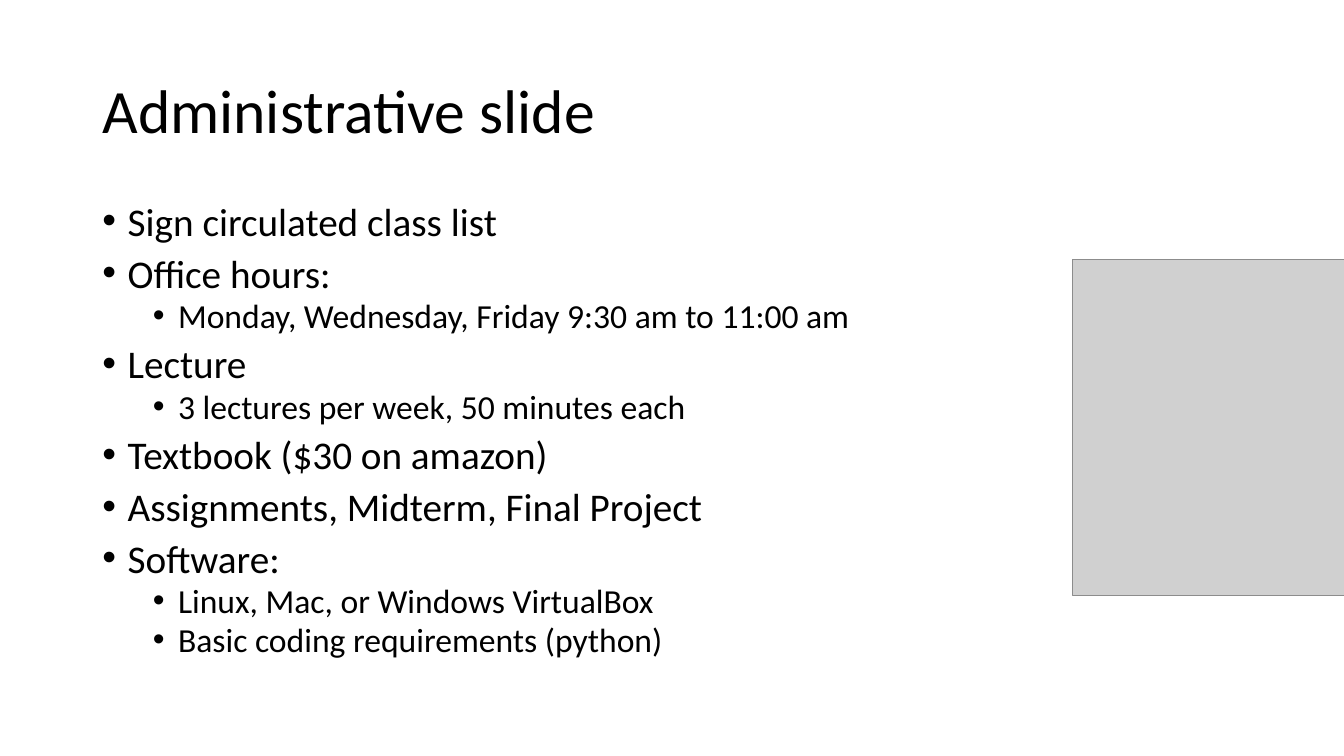
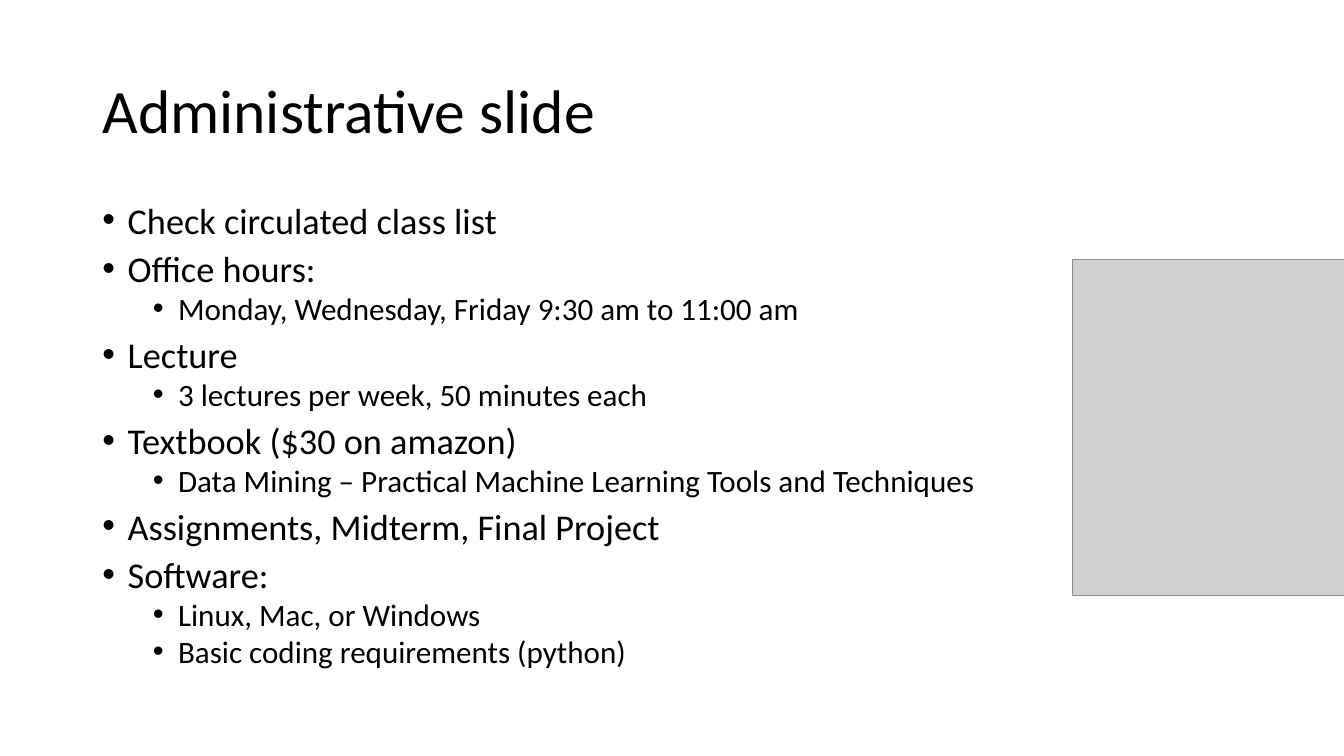
Before and after one commit to russellu/cs405, a slide deck: slide 2 of Lecture_01.pptx. Drawn at 1344x756 pixels with LibreOffice and Linux fonts; fonts in the diff are those of the drawing; grey boxes stand for pictures. Boxes give left, top, right and bottom in pixels: in the first picture for what was removed or moved away, otherwise in the second. Text is boxed around its words. In the diff, an @@ line names an element or a change of style, - is before the commit and + after.

```diff
--- a/Lecture_01.pptx
+++ b/Lecture_01.pptx
@@ text at <box>128,208,497,235</box>: text changed; size 28 to 25.9 pt @@
-• Sign circulated class list
+• Check circulated class list
@@ text at <box>128,256,799,669</box>: size 28 to 25.9 pt in "Office hours:", "Lecture", "Textbook ($30 on amazon)", "Assignments, Midterm, Final Project" and 1 more places; size 24 to 22.2 pt in "Monday, Wednesday, Friday 9:30 am to 11:00 ...", "3 lectures per week, 50 minutes each", "Basic coding requirements (python)" @@
@@ text at <box>178,470,974,498</box>: paragraph added @@
+  • Data Mining – Practical Machine Learning Tools and Techniques
@@ text at <box>178,604,481,630</box>: text changed; size 24 to 22.2 pt @@
-  • Linux, Mac, or Windows VirtualBox
+  • Linux, Mac, or Windows
```
Also in this commit, not shown: 8 other slides changed, 7 slides added, 3 slides removed, 1 other file.
